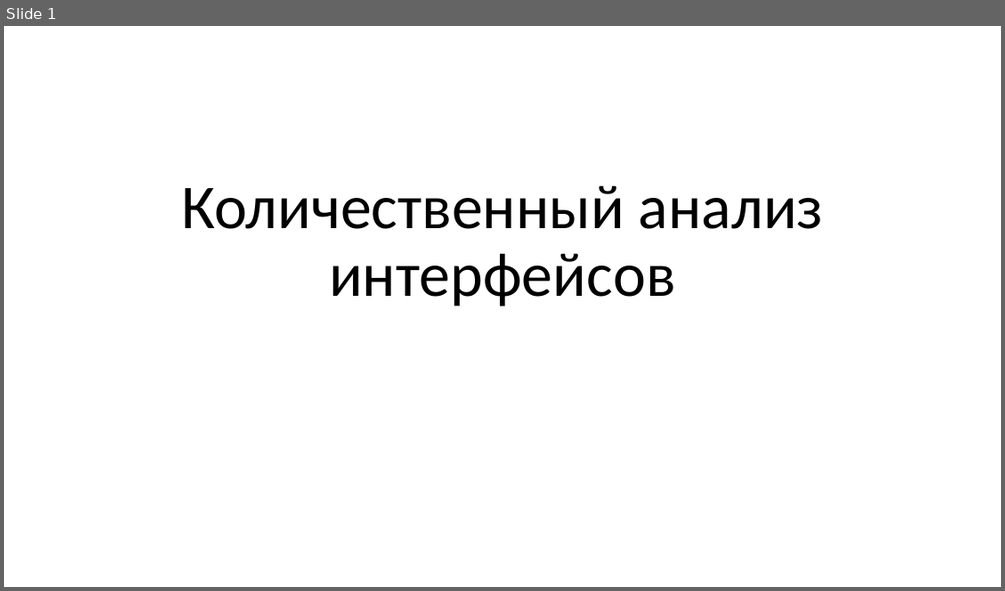
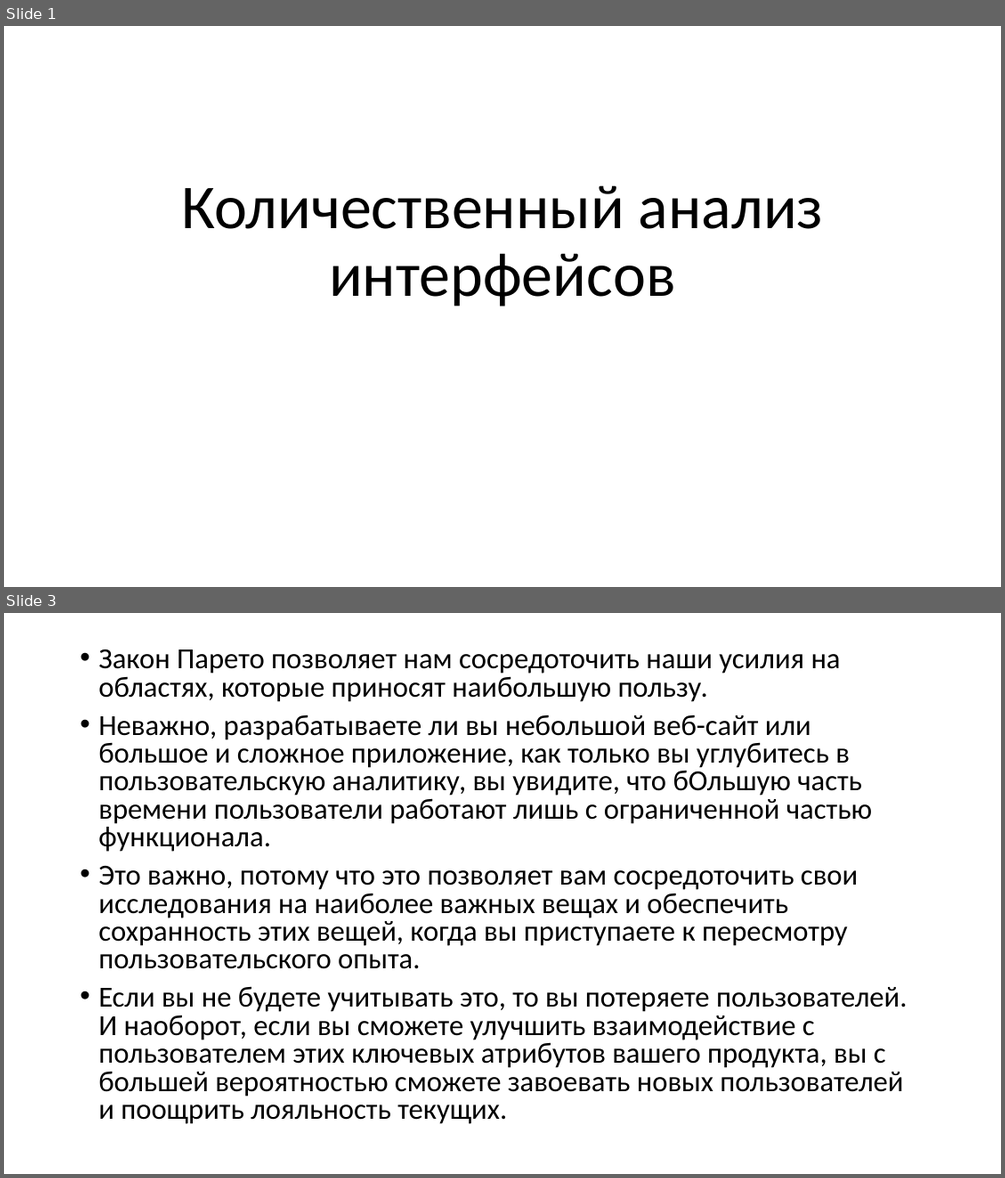
Before and after one commit to naumovda/ux, a slide deck: slides/ux-slides-11.pptx. Shown one above the other, each under a label of ours: slide 1 before the commit, slides 1 and 3 after it; the slides between them are not shown. The pictures are 1005x591 and 1005x1178 pixels, drawn with LibreOffice and Linux fonts; fonts in the diff are those of the drawing. Boxes give left, top, right and bottom in pixels: in the first picture for what was removed or moved away, otherwise in the second. Text is boxed around its words. In the diff, an @@ line names an element or a change of style, - is before the commit and + after.

```diff
--- a/slides/ux-slides-11.pptx
+++ b/slides/ux-slides-11.pptx
@@ slide 3 added at [4, 613, 1001, 1174], background #FFFFFF @@
@@ text added at [98, 649, 906, 1124], 28 pt, text #000000 @@
+• Закон Парето позволяет нам сосредоточить наши усилия на областях, которые приносят наибольшую пользу.
+• Неважно, разрабатываете ли вы небольшой веб-сайт или большое и сложное приложение, как только вы углубитесь в пользовательскую аналитику, вы увидите, что бОльшую часть времени пользователи работают лишь с ограниченной частью функционала.
+• Это важно, потому что это позволяет вам сосредоточить свои исследования на наиболее важных вещах и обеспечить сохранность этих вещей, когда вы приступаете к пересмотру пользовательского опыта.
+• Если вы не будете учитывать это, то вы потеряете пользователей. И наоборот, если вы сможете улучшить взаимодействие с пользователем этих ключевых атрибутов вашего продукта, вы с большей вероятностью сможете завоевать новых пользователей и поощрить лояльность текущих.
```
Also in this commit, not shown: 5 slides changed, 41 other slides added, 7 other files.
